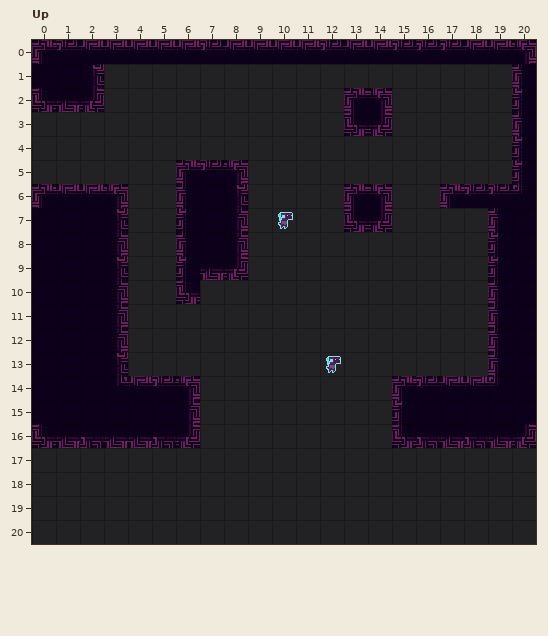
Two versions of a level (LDtk project, assets/ldtk/spire.ldtk). Above: the version before the commit.
Cells are 16x16 px. Shown: Up x 0..20, y 0..20. The commit also changed other parts of the map, which this record leaves out. Not drawn, because the pictures are missing: unchanged layer "Foreground".
The same view after the edit:
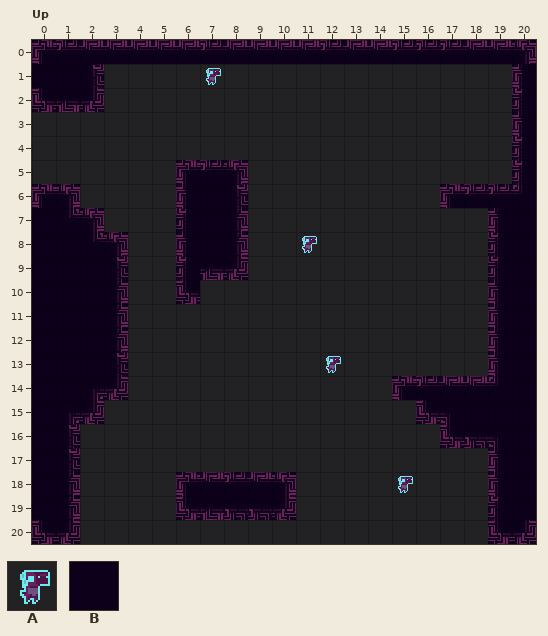
Key: from "Dino": A 0; from "WallsComposite": B 1 "walls".
_ is an empty cell, . an unchanged one.
Objects are placed by their top-left corner, in cells (3,4 is the top-left corner of cell 3,4); size is 1x1 cell unless given.
Diff:
--- layer "WallsComposite"
@@ x 13..14 @@
- 2 BB
- 3 BB
+ 2 __
+ 3 __
@@ x 2..14 @@
- 6 BB.........BB
- 7 .B.........BB
+ 6 __.........__
+ 7 ._.........__
@@ x 0..20 @@
-14 ....BBB..............
-15 ...BBBB........B.....
-16 ..BBBBB........BB....
-17 __.................__
-18 __...._____........__
-19 __...._____........__
-20 __.................__
+14 ....___..............
+15 ...____........_.....
+16 .._____........__....
+17 BB.................BB
+18 BB....BBBBB........BB
+19 BB....BBBBB........BB
+20 BB.................BB
--- layer "Entities"
-A "Dino" at 10,7
+A "Dino" at 11,8
+A "Dino" at 7,1
+A "Dino" at 15,18
